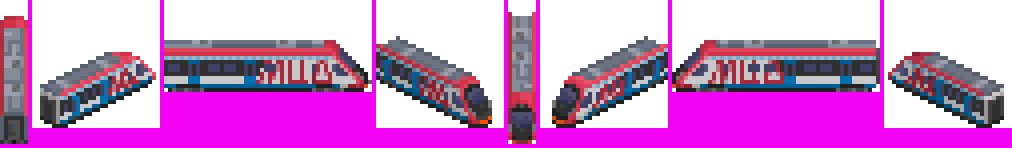
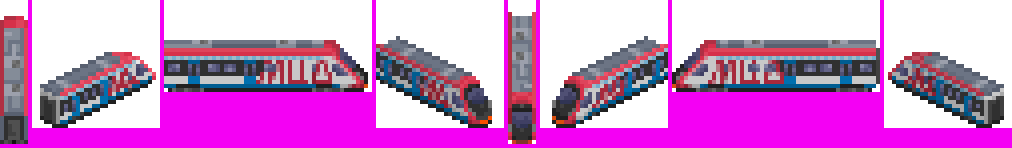
Layered file, before and after one edit (1012×148). Changes by layer:
renamed "2,0 mask" to "2.0-3.0 mask", painted on it over (x1=64, y1=48, x2=928, y2=124)
renamed "2.0 door" to "2.0-3.0 door overlap", painted on it over (x1=72, y1=64, x2=972, y2=112)
renamed "1.0_v1" to "1.0-3.0", painted on it over (x1=64, y1=48, x2=980, y2=124)
painted on "Glass" over (x1=64, y1=48, x2=980, y2=112)
painted on "base mockUp" over (x1=72, y1=60, x2=972, y2=116)
